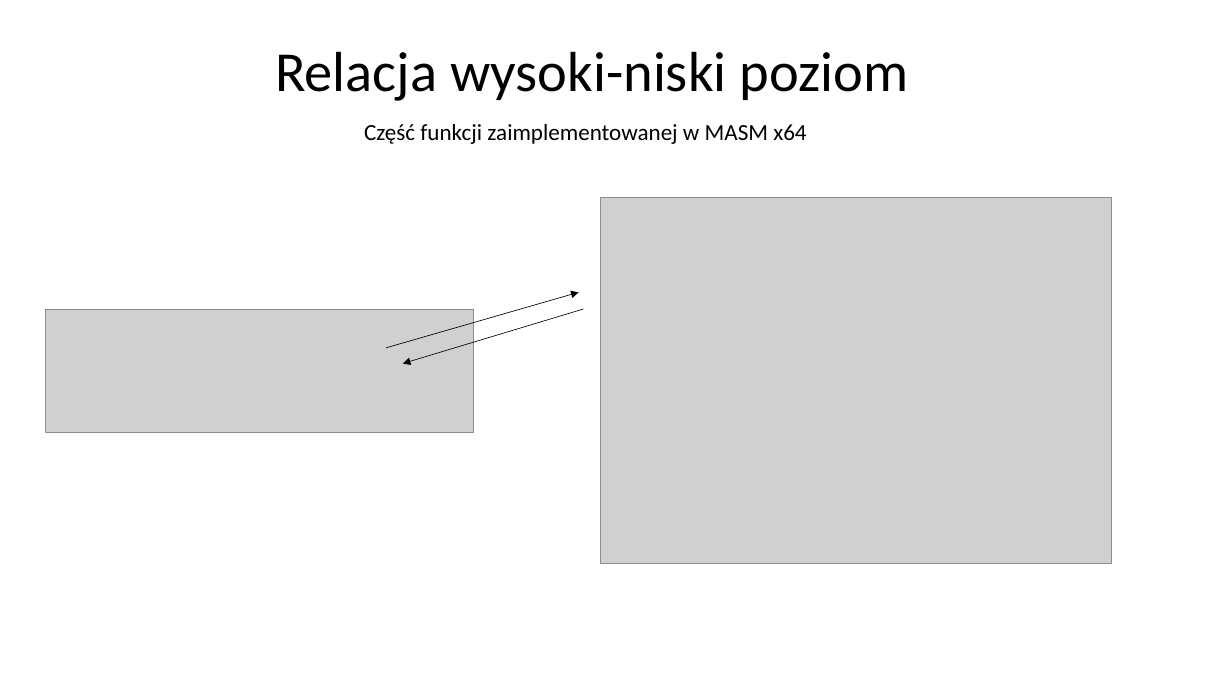
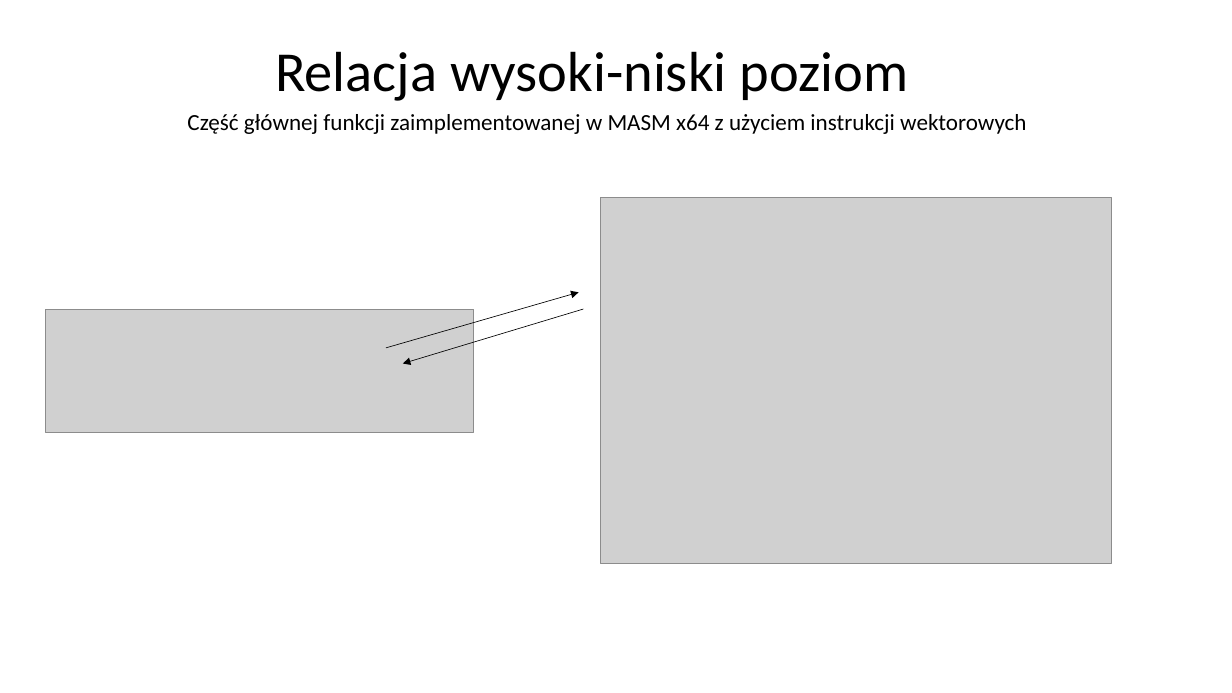
Before and after one commit to Gazda70/Image-Morphing, a slide deck: slide 11 of Morphing obrazów.pptx. Drawn at 1232x693 pixels with LibreOffice and Linux fonts; fonts in the diff are those of the drawing; grey boxes stand for pictures. Boxes give left, top, right and bottom in pixels: in the first picture for what was removed or moved away, otherwise in the second. Text is boxed around its words. In the diff, an @@ line names an element or a change of style, - is before the commit and + after.

```diff
--- a/Morphing obrazów.pptx
+++ b/Morphing obrazów.pptx
@@ text at [187,114,1026,134]: text changed @@
-Część funkcji zaimplementowanej w MASM x64
+Część głównej funkcji zaimplementowanej w MASM x64 z użyciem instrukcji wektorowych
```
Also in this commit, not shown: 2 other slides changed, 3 slides added, 1 slide removed.
